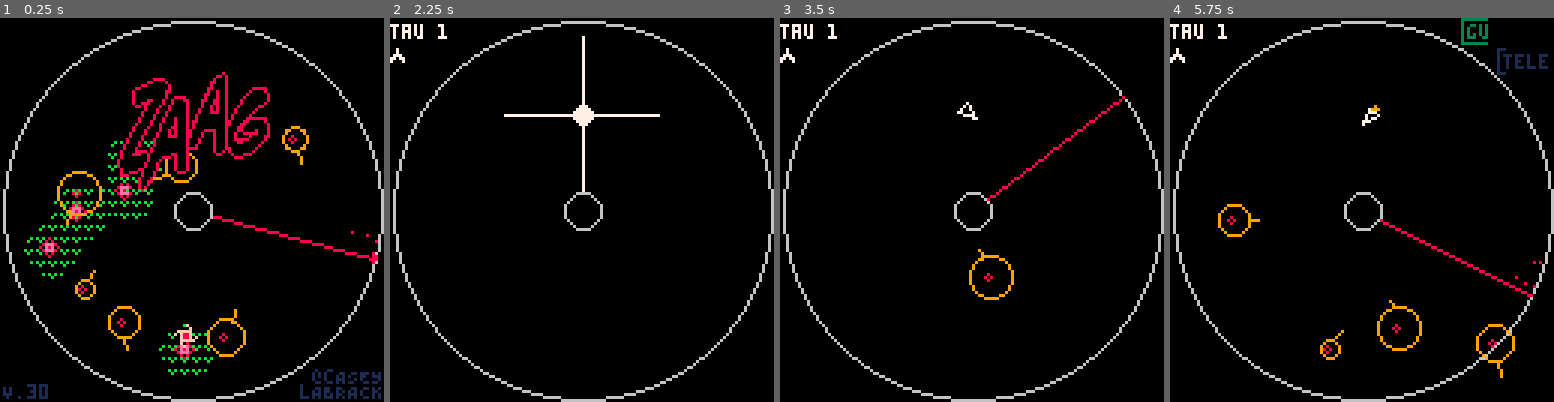
Above: before the commit, frames 1-4 (left to right).
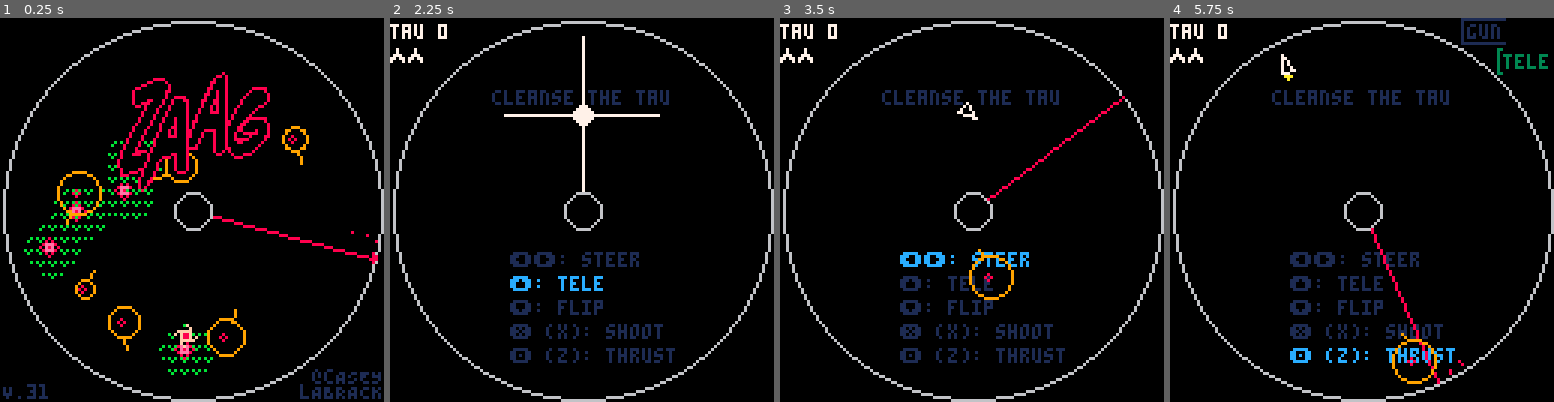
Above: after the commit, the same moments.

Repository: caseylabrack/laser
Game: PICO-8 cartridge zaag.p8
The game is run twice, just before and just after one commit, with the same random seed, the same clock (stepped at 60 frames per second) and the same inputs.
Inputs:
- Up to frame 1 (0.25 s): no input
- Up to frame 2 (2.25 s): tap X (X key) at 0.33, 1.07, 1.85 s; tap O (Z key) at 0.7, 1.7, 2.1 s; hold Right 1.6-2.1 s; hold Up from 2.15 s (still down)
- Up to frame 3 (3.5 s): release Up at 2.42 s; hold Right 2.47-3.03 s; tap O (Z key) at 2.5, 2.9, 3.3 s; tap X (X key) at 2.97 s; hold Left from 3.08 s (still down)
- Up to frame 4 (5.75 s): release Left at 3.58 s; hold Down 3.63-3.97 s; tap O (Z key) every 0.4 s from 3.7 to 5.7 s; hold Right 4.02-4.68 s; tap X (X key) at 4.08, 5.2 s; hold Up 4.73-5.03 s; hold Left 5.08-5.68 s; hold Down from 5.73 s (still down)

The runs differ from the first frame. In frame 1, less than 0.1% of the frame differs, in the area x 10-13%, y 95-99%; in frame 2, 3.4%; in frame 3, 3.3%; in frame 4, 6.0%, in the area x 4-99%, y 0-96%.

Commit message:
tau 0. gameover roadmap. ui niceties

Diff:
--- a/zaag.p8
+++ b/zaag.p8
@@ -5,21 +5,19 @@
 -- casey labrack
 
 -- todo:
---  boss fight. lazy follow. bob. charge states.
---  tau 0
---  cleanse/purge the tau. pilot notes: mission success
+--  more sounds
+--  gamewin screen.pilot notes: mission success
 --  sensitivity adjust
 --  death replays
 --  doom-style avatar in corner
 --  zoids,flaurs,
 --  gamescreen shows bests score
 
-version=30
+version=31
 p = {x=80,y=30,dx=0,dy=0,
 					a=.75,t=.25,rt=.05,r=3,friction=.92,
-					hop=25,charge=0,fullcharge=230,
-					enabled=false,
-					thrusting=false,
+					hop=25,charge=230,fullcharge=230,hopfail=false,hopfailtick=0,
+					enabled=false,thrusting=false,
 					gun=0,gunfull=120,gunfail=false,gunfailtick=0,
 					flipready=10,fliplast=0,}
 dmg={
@@ -37,14 +35,14 @@
 rs= {} --roids
 b = {x=0,y=0,dx,dy,a=0,r=2,speed=5,enabled=false,parts={}}
 boss = {enabled=false,startinghp=360,hp=360,
-								eye={x=64,y=64,r=8,fx=64,fy=64,phase=.7,reach=10},lasthit=-100,
-								spawnnum=6,
+								eye={x=64,y=64,r=10,fx=64,fy=64,phase=.7,reach=7},lasthit=-100,
+								spawnnum=3,
 								state="spawn",start=0,
-								growdur=90,warndur=30,
+								growdur=80,warndur=30,
 								floor={x=64,y=64,r=18}}
 inner = {x=64,y=64,r=6,enabled=true}
 outer = {x=64,y=64,r=63,enabled=true}
-lvl=1
+lvl=12
 mulligans=1
 extralives=mulligans
 mulldiff={2,1,0} --how many mulligans for each difficulty
@@ -54,7 +52,7 @@
 "(0 mulligans, 1x dmg)",
 }
 diffmsg={--titlescreen difficulty description
-"difficulty: ease",
+"difficulty: practice",
 "difficulty: challenge",
 "difficulty: prestige",
 }
@@ -89,12 +87,15 @@
 tips={
 	{"remember to take","15 minute breaks!"},
 	{"zaag is a fun game"},
-	{"ship defenses have","an initial charge time.","i know, i'm sorry."},
-	{"for safety in the tau,","ships fire only one","bullet at a time"},
+--	{"ship defenses have","an initial charge time.","i know, i'm sorry."},
+--	{"for safety in the tau,","ships fire only one","bullet at a time"},
 	{"very close range shots","= very fast rate of fire"},
 	{"quick flip (⬇️) is","faster than doing a 180"},
-	{"the tele takes a","while to charge.","good thing you're","good at dodging"},
-	{"some preferences","(screen shake toggle","and button swaps)","in the pause menu"},
+--	{"the tele takes a","while to charge.","good thing you're","good at dodging"},
+	{"pause screen has some","additional options"},
+	{"real winners","say no to drugs"},
+	{"gun needs to warm up,","tele is charged at start"},
+	{"if it's ugly,","shoot it"},
 }
 
 function _init()
@@ -104,9 +105,9 @@
 	thrust_btn= (not swapped) and 🅾️ or ❎
 	screenshake=dget(1)==1
 	difficulty=dget(2)
-	difficulty=difficulty==0 and 2 or difficulty
+	difficulty=difficulty==0 and 1 or difficulty
 	title=cocreate(title_setup)
-	menuitem(1, "swap action btns", btns_toggle)
+	menuitem(1, "swap ❎/🅾️ btns", btns_toggle)
 	menuitem(2, "screenshake:"..(screenshake and "on" or "off"), screenshake_toggle)
 end
 
@@ -235,17 +236,25 @@
 		sfx(2,-2)
 		p.thrusting=false
 	end
-	if btn(⬆️) and p.charge>p.fullcharge then
-		local x1,y1=p.x,p.y
-		local dur=8
-		p.x+=cos(p.a)*p.hop
-		p.y+=sin(p.a)*p.hop
-		p.thrusting=false
-		blink=cocreate(blink_anim)
-		coresume(blink,x1,y1,p.x,p.y,dur)
-		p.charge=0
-		sleep=dur
-		sfx(22)
+	if btn(⬆️) then
+	 if p.charge>p.fullcharge then
+			local x1,y1=p.x,p.y
+			local dur=8
+			p.x+=cos(p.a)*p.hop
+			p.y+=sin(p.a)*p.hop
+			p.thrusting=false
+			blink=cocreate(blink_anim)
+			coresume(blink,x1,y1,p.x,p.y,dur)
+			p.charge=0
+			sleep=dur
+			sfx(22)
+		else
+			if tick-p.hopfailtick>2 then
+				p.hopfail=true
+				sfx(12)
+				p.hopfailtick=tick
+			end
+		end
 	end
 	if btn(fire_btn) and not b.enabled then
 		if p.gun==p.gunfull then
@@ -630,6 +639,26 @@
 	else del(a2,z) end
 end
 
+--tau zero instructions
+if lvl==0 and (state=="running" or state=="setup") then
+	cprint("cleanse the tau",64,24,1)
+	local x,y,lh=40,78,8
+	color((btn(⬅️) or btn(➡️)) and 12 or 1)
+	print("⬅️➡️: steer",x,y)
+	y+=lh
+	color(btn(⬆️) and 12 or 1)
+	print("⬆️: tele",x,y)
+	y+=lh
+	color(btn(⬇️) and 12 or 1)
+	print("⬇️: flip",x,y)
+	y+=lh
+	color(btn(❎) and 12 or 1)
+	print("❎ (x): "..(fire_btn==❎ and "shoot" or "thrust"),x,y)
+	y+=lh
+	color(btn(🅾️) and 12 or 1)
+	print("🅾️ (z): "..(thrust_btn==🅾️ and "thrust" or "shoot"),x,y)
+end
+
 --safe zone
 for z in all(zs) do
 	if z.state=="idle" or z.state=="shrinking" then
@@ -695,9 +724,6 @@
 if state~="dead" then
 	circfill(64,64,inner.r,0)
 	circ(64,64,inner.r,6)
---	circ(64,64,inner.r,#lz==0 and 6 or 8)
---	circ(64,64,1,8)
---	if #lz==0 then circ(64,64,1,2) end
 end
 
 --homing bombs
@@ -741,17 +767,22 @@
 	fillp()
 	circfill(64,64,inner.r,0)
 
-	local c=9
+	local c=14
 	if tick-boss.lasthit<10 then c=7 end
 
 	for bulge in all(boss.bulges) do
 		circfill(bulge.x,bulge.y,bulge.r,0)
 		circ(bulge.x,bulge.y,bulge.r,9)
 	end
-
+	local a=atan2(boss.eye.x-64,boss.eye.y-64)
 	circfill(boss.eye.x,boss.eye.y,boss.eye.r,0)
 	circ(boss.eye.x,boss.eye.y,boss.eye.r,c)
-	spr(2,boss.eye.x-2,boss.eye.y-2)
+	if tick-boss.lasthit<10 then
+		spr(36,boss.eye.x-3+cos(a)*4,boss.eye.y-3+sin(a)*4)
+	else
+		circ(boss.eye.x+cos(a)*2,boss.eye.y+sin(a)*2,boss.eye.r-2,c)
+		spr(20,boss.eye.x-3+cos(a)*5,boss.eye.y-3+sin(a)*5)
+	end
 end
 
 --bullet
@@ -771,7 +802,7 @@
 	--gun countdown
 	local x,y,x2,y2=97,0,127,8
 	local pct=min(p.gun/p.gunfull,1)
-	local f=p.gun<p.gunfull and 3 or 11
+	local f=p.gun<p.gunfull and 1 or 12
 	if p.gunfail then
  	f=8
 		p.gunfail=false
@@ -781,7 +812,11 @@
 	print("gun rdy",x+2,y+2,f)
 
 	--hop countdown
-	local f=p.charge<p.fullcharge and 1 or 12
+	local f=p.charge<p.fullcharge and 3 or 11
+	if p.hopfail then
+		f=8
+		p.hopfail=false
+	end
  local pct=min(p.charge/p.fullcharge,1)
 	local x,x2,y,y2=109,127,10,18
 	clip(x,y,(x2-x)*pct+1,10)
@@ -824,8 +859,7 @@
 -->8
 --levels
 lvls={
---	{roids=5},
---	{flowers=1,lasers=1,safezone=true},
+	[0]={roids=1,lasers=1},
 	{roids=4,lasers=1},--1
 	{roids=6,lasers=1,safezone=true},--2
 	{roids=4,lasers=1,flowers=2},--3
@@ -838,7 +872,6 @@
 	{roids=8,lasers=2,safezone=true},--10
 	{roids=6,lasers=2,flowers=2,safezone=true},--11
 	{boss=1,lasers=3,safezone=true} --12
---	{boss=1} --12
 }
 
 function wipe_anim()
@@ -847,7 +880,6 @@
 	while tick-start<30 do
 		if tick-start==15 then p.enabled=false end
 		local pct=(tick-start)/30
---		pct=easeoutexpo(pct)
 		pct=easeinexpo(pct)
 		local r=inner.r+(63-inner.r)*pct
 		circfill(64,64,r,0)
@@ -866,7 +898,7 @@
 
 function spawn()
 	state="setup"
-	i=10 c=15 p.x=64 p.y=32 p.dx=0 p.dy=0 p.charge=0 p.a=-.1 p.gun=0
+	i=10 c=15 p.x=64 p.y=32 p.dx=0 p.dy=0 p.charge=p.fullcharge p.a=-.1 p.gun=0
 	--player entering animation
 	local enteranim=cocreate(penter)
 	coresume(enteranim,p.x,p.y,c)
@@ -1014,42 +1046,51 @@
 	local start=tick
 	local c=0
 	local tw=60--trackwidth
-	local lvlstotal=20
-	local tt=3 --ticks total
-	local ts=tw/(#lvls/tt)--tick spacing
+	local tt=5 --ticks total
+	local ts=tw/4--tick spacing
 	local tb=64-tw/2 --ticks begin
 	local yt=68 --tracks y pos
 	local mascots={
-		[0]=function(x,y) --roid
+		[1]=function(x,y) --roid
 			circ(x,y,3,9)
 			spr(2,x-4,y-4)
 		end,
-		[1]=function(x,y) --flower
+		[2]=function(x,y) --flower
 			fillp(ˇ)
 			circfill(x,y,4,11)
 			fillp()
 			spr(20,x-4,y-4)
 		end,
-		[2]=function(x,y) --bomb
+		[3]=function(x,y) --bomb
 			spr(18,x-4,y-4)
 		end,
+		[4]=function(x,y) --double
+			line(x-3,y-3,x+3,y+3,8)
+			circfill(x,y,1,0)
+			circ(x,y,1,6)
+		end,
+		[5]=function(x,y) --boss
+			circ(x,y,4,14)
+			circ(x,y,1,8)
+		end
 	}
-	local tip=tips[ceil(rnd(#tips))]
+		local tip=rnd(tips)
+--	local tip=tips[ceil(rnd(#tips))]
 	while true do
 		c+=1
 		print("gameover",64-wid/2,64-4)
 
-		for i=0,tt do
-			line(tb+i*ts,yt,tb+i*ts,yt+2,7)
-			if i*tt>lvl then
-				for i=0,15 do
-					pal(i,1)
+		local xl=tb
+		for i=1,5 do
+			line(xl,yt,xl,yt+2,7)
+			if lvl < (i-1)*3 then
+				for j=0,15 do
+					pal(j,1)
 				end
 			end
-			if mascots[i]~=nil then
-				mascots[i](64-tw/2+i*ts,yt+8)
-			end
+			mascots[i](xl,yt+8)
 			pal(cp)
+			xl+=ts
 		end
 
 		if c>30 then -- progress line
@@ -1076,7 +1117,8 @@
 		cprint("craft destroyed. pilot notes:", 64, ypos-8,7)
 		cprint("\""..msg.."\"",64,ypos,6)
 		local mulls=extralives==1 and " mulligan" or " mulligans"
-		cprint(""..extralives..mulls.." left this tau",64,ypos+12,7)
+		cprint(""..extralives..mulls,64,ypos+24,7)
+		cprint(" left this tau",64,ypos+32,7)
 		for i=1,extralives+1 do
 			if i==extralives+1 then
 				if tick%20>10 then
@@ -1544,6 +1586,8 @@
 		yield()
 	end
 	dset(2,difficulty)
+--	lvl=12
+	if difficulty==1 then lvl=0 else lvl=1 end
 	mulligans=mulldiff[difficulty]
 	extralives=mulligans
 	state="wipe"
Not shown, changed: 39 lines of the sprite sheet (__gfx__) section of zaag.p8
Not shown, changed: sheet.png
